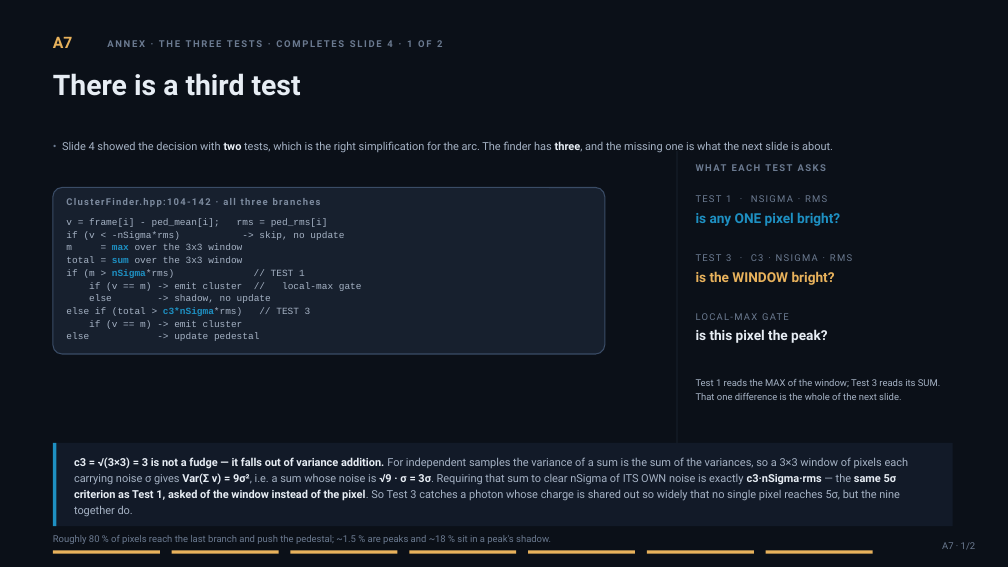
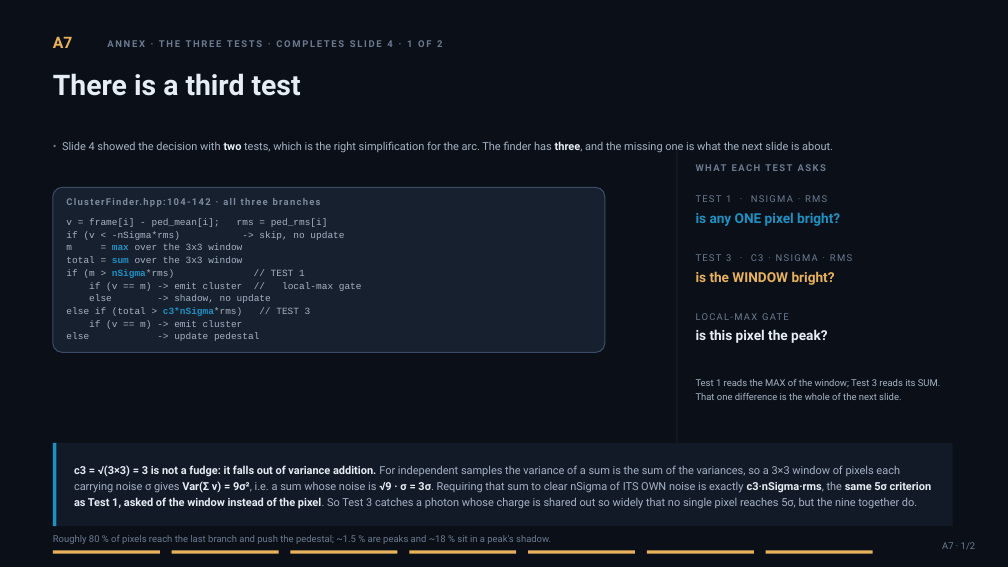
Before and after one commit to slsdetectorgroup/aare, a slide deck: slide 55 of docs/cf_cuda_performance.pptx (slide 54 before the commit). Drawn at 1008x567 pixels with LibreOffice and Linux fonts; fonts in the diff are those of the drawing. Boxes give left, top, right and bottom in pixels: in the first picture for what was removed or moved away, otherwise in the second. Text is boxed around its words. In the diff, an @@ line names an element or a change of style, - is before the commit and + after.

```diff
--- a/docs/cf_cuda_performance.pptx
+++ b/docs/cf_cuda_performance.pptx
@@ text at <box>74,465,931,509</box>: text changed @@
-c3 = √(3×3) = 3 is not a fudge — it falls out of variance addition. For independent samples the variance of a sum is the sum of the variances, so a 3×3 window of pixels each carrying noise σ gives Var(Σ v) = 9σ², i.e. a sum whose noise is √9 · σ = 3σ. Requiring that sum to clear nSigma of ITS OWN noise is exactly c3·nSigma·rms — the same 5σ criterion as Test 1, asked of the window instead of the pixel. So Test 3 catches a photon whose charge is shared out so widely that no single pixel reaches 5σ, but the nine together do.
+c3 = √(3×3) = 3 is not a fudge: it falls out of variance addition. For independent samples the variance of a sum is the sum of the variances, so a 3×3 window of pixels each carrying noise σ gives Var(Σ v) = 9σ², i.e. a sum whose noise is √9 · σ = 3σ. Requiring that sum to clear nSigma of ITS OWN noise is exactly c3·nSigma·rms, the same 5σ criterion as Test 1, asked of the window instead of the pixel. So Test 3 catches a photon whose charge is shared out so widely that no single pixel reaches 5σ, but the nine together do.
```
Also in this commit, not shown: 52 other slides changed, 1 slide added, 11 other files.
